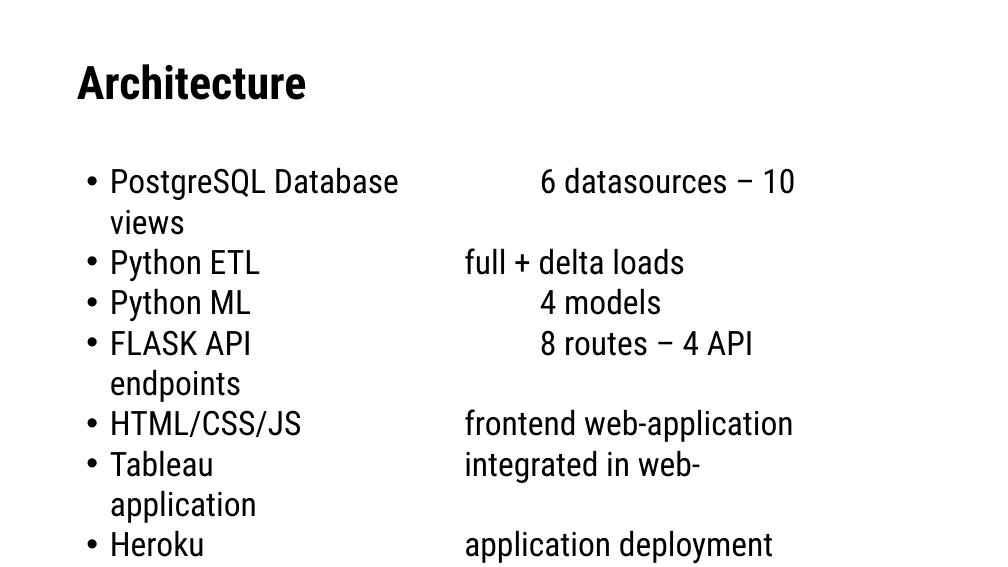
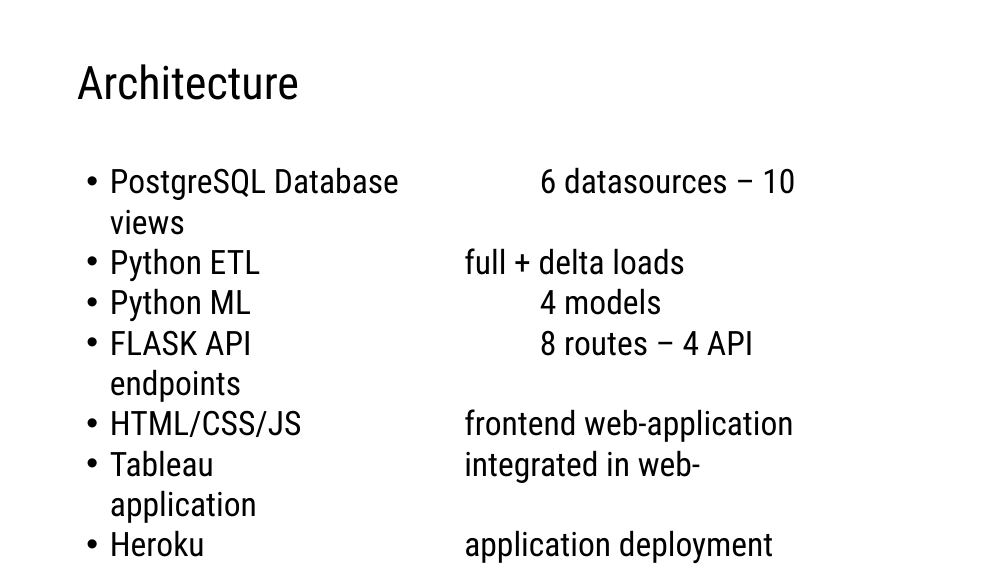
Before and after one commit to DutchDS/Final-Project, a slide deck: slide 2 of Excel and Powerpoints/Final Presentation.pptx. Drawn at 1008x567 pixels with LibreOffice and Linux fonts; fonts in the diff are those of the drawing; background and template pictures are left out. Boxes give left, top, right and bottom in pixels: in the first picture for what was removed or moved away, otherwise in the second. Text is boxed around its words. In the diff, an @@ line names an element or a change of style, - is before the commit and + after.

```diff
--- a/Excel and Powerpoints/Final Presentation.pptx
+++ b/Excel and Powerpoints/Final Presentation.pptx
@@ title "Architecture" at (77, 64, 299, 100): bold off @@
```
Also in this commit, not shown: 2 other slides changed, 4 other files.
